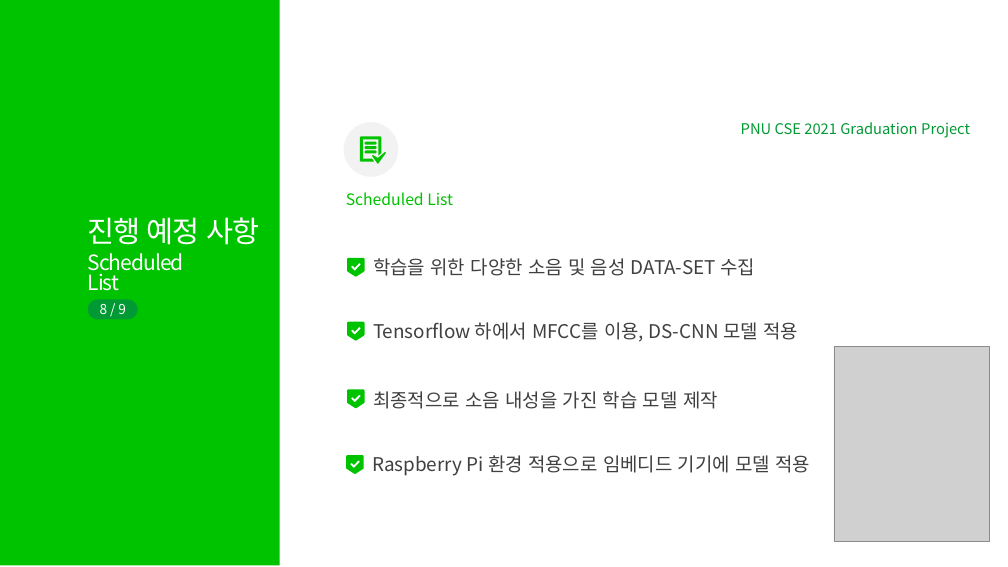
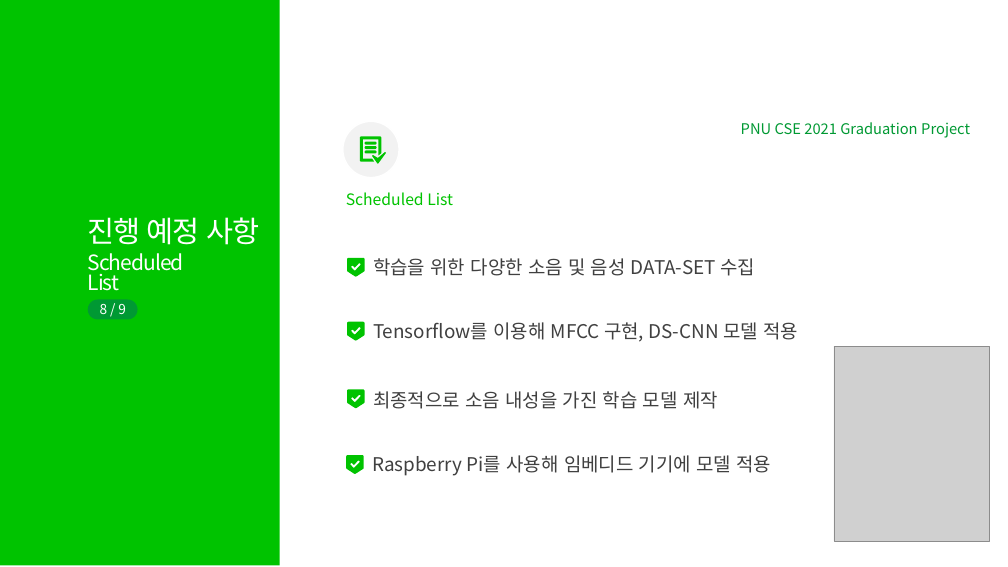
Before and after one commit to TeamPhoneticCode/Report, a slide deck: slide 9 of 2021_졸업과제_1번째_진행보고.pptx. Drawn at 1008x567 pixels with LibreOffice and Linux fonts; fonts in the diff are those of the drawing; grey boxes stand for pictures. Boxes give left, top, right and bottom in pixels: in the first picture for what was removed or moved away, otherwise in the second. Text is boxed around its words. In the diff, an @@ line names an element or a change of style, - is before the commit and + after.

Commit message:
update ppt
p.7 Depthwise Separable Convolution Neural Netrork
p.9 revise typo

```diff
--- a/2021_졸업과제_1번째_진행보고.pptx
+++ b/2021_졸업과제_1번째_진행보고.pptx
@@ text at box(373, 322, 798, 342): text changed @@
-Tensorflow 하에서 MFCC를 이용, DS-CNN 모델 적용
+Tensorflow를 이용해 MFCC 구현, DS-CNN 모델 적용
@@ text at box(372, 455, 771, 476): text changed @@
-Raspberry Pi 환경 적용으로 임베디드 기기에 모델 적용
+Raspberry Pi를 사용해 임베디드 기기에 모델 적용
```
Also in this commit, not shown: 2 other slides changed.
